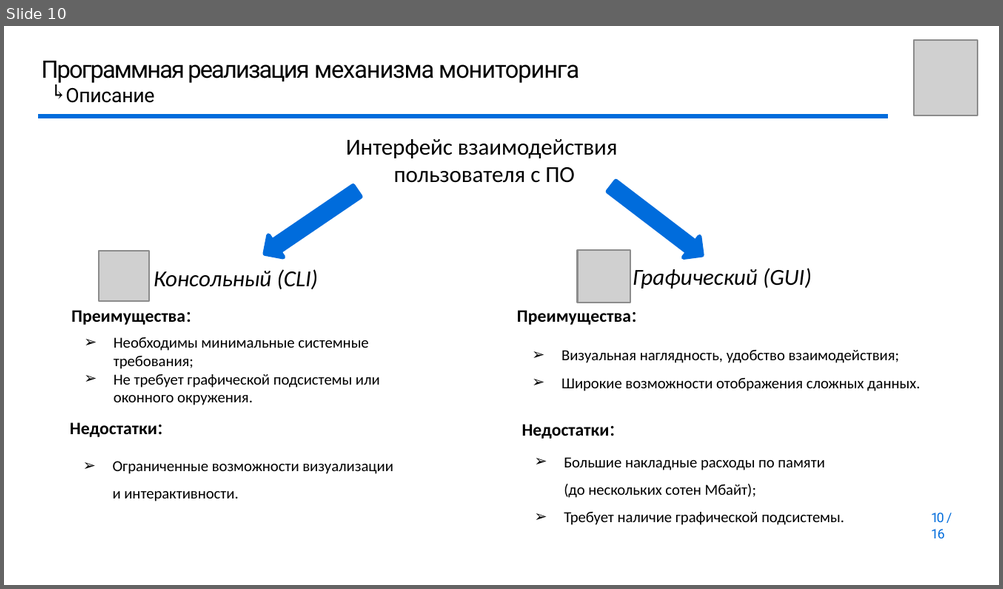
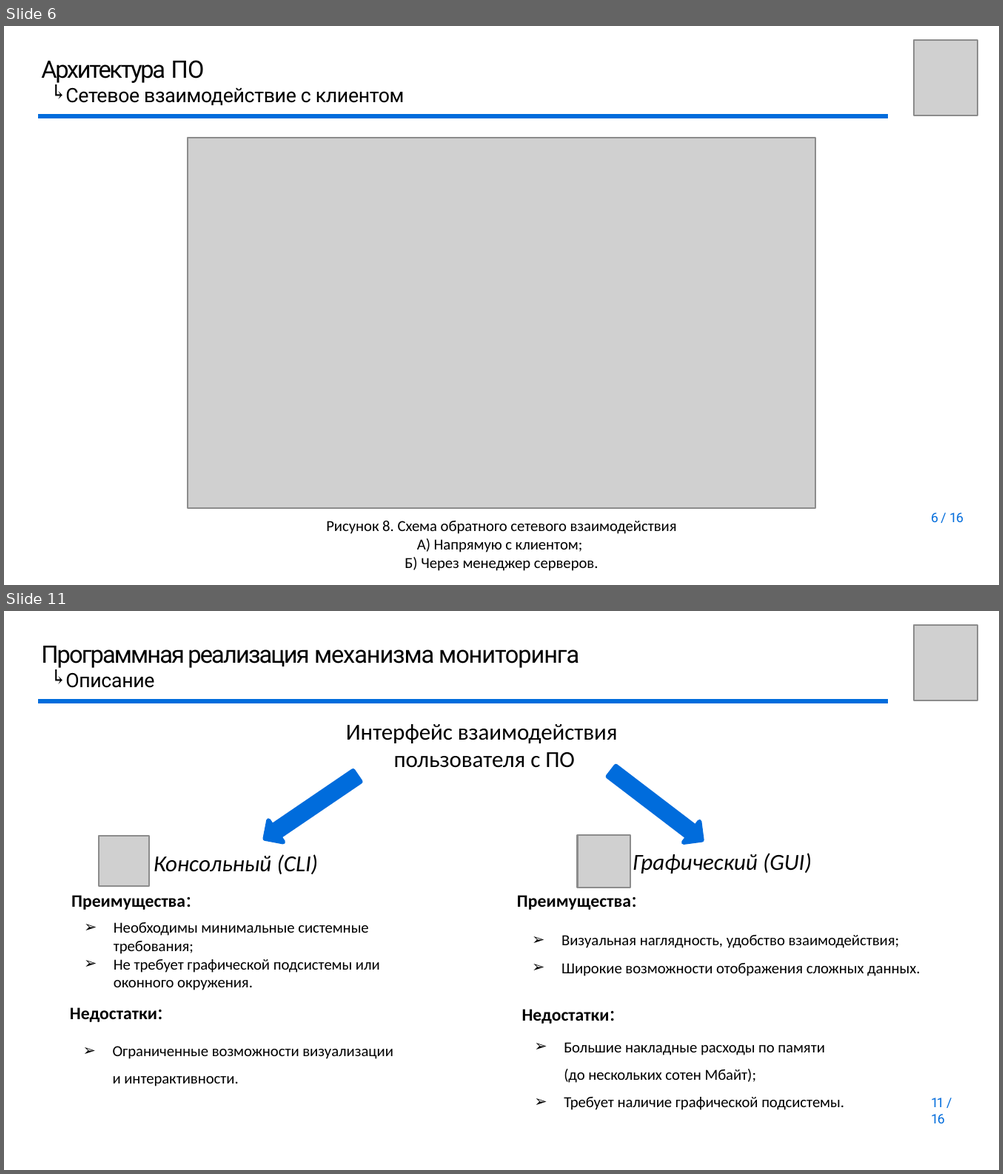
Before and after one commit to youngB0rrov/bmstu_doc, a slide deck: Master/Diploma/presentation/Презентация.pptx. Shown one above the other, each under a label of ours: slide 10 before the commit, slides 6 and 11 after it; the slides between them are not shown. The pictures are 1003x589 and 1003x1174 pixels, drawn with LibreOffice and Linux fonts; fonts in the diff are those of the drawing; grey boxes stand for pictures; background and template pictures are left out. Boxes give left, top, right and bottom in pixels: in the first picture for what was removed or moved away, otherwise in the second. Text is boxed around its words. In the diff, an @@ line names an element or a change of style, - is before the commit and + after.

```diff
--- a/Master/Diploma/presentation/Презентация.pptx
+++ b/Master/Diploma/presentation/Презентация.pptx
@@ slide 6 added at (4, 26, 999, 585), background #FFFFFF @@
@@ picture added at (913, 40, 976, 116) @@
@@ title added at (41, 60, 404, 105), 9 pt, text #000000 @@
+Архитектура ПО
+Сетевое взаимодействие с клиентом
@@ text added at (45, 82, 67, 100), 9 pt, text #000000 @@
+↰
@@ freeform shape added at (39, 116, 887, 116), outline #006CDC 1.99 pt @@
@@ picture added at (187, 138, 814, 508) @@
@@ page number added at (930, 513, 963, 523), 6 pt, text #006CDC @@
+6 / 16
@@ text added at (326, 521, 677, 571), 7 pt, text #000000 @@
+Рисунок 8. Схема обратного сетевого взаимодействия
+A) Напрямую с клиентом;
+Б) Через менеджер серверов.
@@ what was slide 10 is now slide 11 @@
@@ page number at (930, 1098, 945, 1124): text changed @@
-10 / 16
+11 / 16
```
Also in this commit, not shown: 5 slides changed, 4 other slides added, 4 slides removed, 4 other files.
